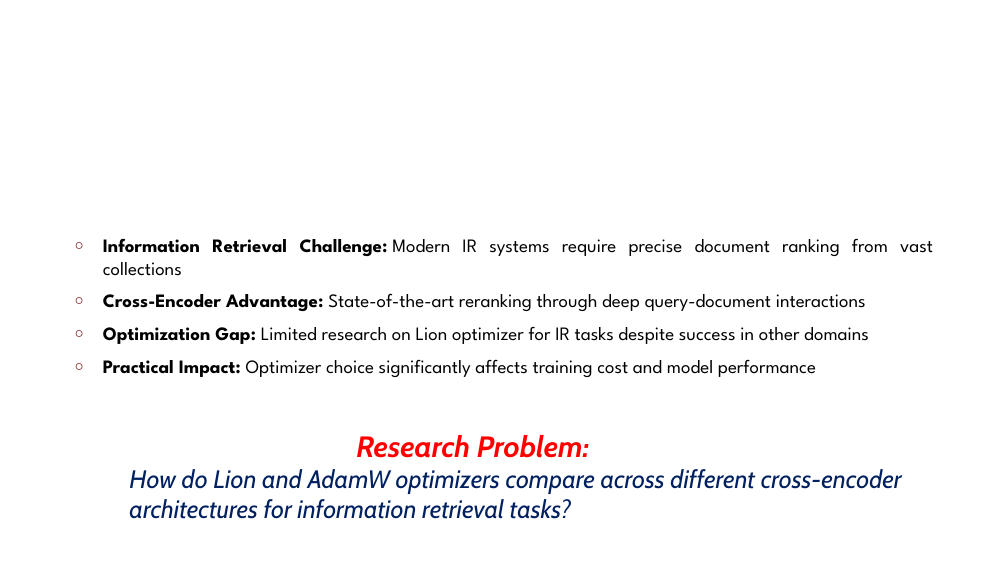
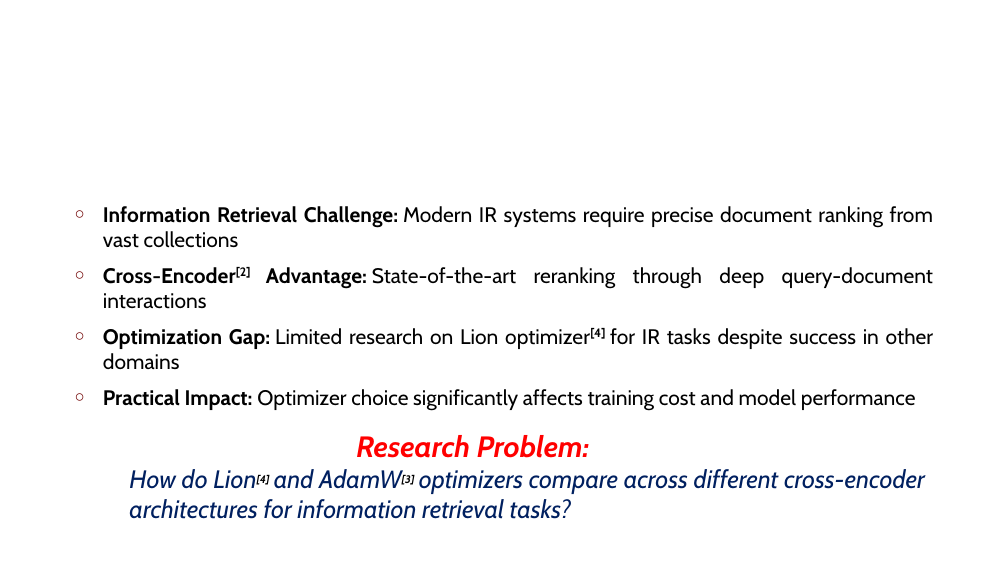
Before and after one commit to skfrost19/cross-encoder-modal, a slide deck: slide 3 of cross_encoder/thesis/Thesis_presentation.pptx (slide 2 before the commit). Drawn at 1008x567 pixels with LibreOffice and Linux fonts; fonts in the diff are those of the drawing; background and template pictures are left out. Boxes give left, top, right and bottom in pixels: in the first picture for what was removed or moved away, otherwise in the second. Text is boxed around its words. In the diff, an @@ line names an element or a change of style, - is before the commit and + after.

Commit message:
Add thesis presentation and update frontmatter to remove outdated plag report and main documents

```diff
--- a/cross_encoder/thesis/Thesis_presentation.pptx
+++ b/cross_encoder/thesis/Thesis_presentation.pptx
@@ title "Research Overview & Motivation" at <box>349,328,423,345</box>: font League Spartan to Cabin @@
@@ text at <box>103,206,933,411</box>: size 18 to 20 pt, font League Spartan to Cabin in "Information Retrieval Challenge: Modern IR systems require ...", "Practical Impact: Optimizer choice significantly affects tra ..." @@
@@ text at <box>103,267,933,370</box>: text changed; size 18 to 20 pt; font League Spartan to Cabin @@
-○ Cross-Encoder Advantage: State-of-the-art reranking through deep query-document interactions
-○ Optimization Gap: Limited research on Lion optimizer for IR tasks despite success in other domains
+○ Cross-Encoder[2] Advantage: State-of-the-art reranking through deep query-document interactions
+○ Optimization Gap: Limited research on Lion optimizer[4] for IR tasks despite success in other domains
@@ text at <box>129,435,925,519</box>: text changed @@
-Research Problem:
-How do Lion and AdamW optimizers compare across different cross-encoder architectures for information retrieval tasks?
+Research Problem:
+How do Lion[4] and AdamW[3] optimizers compare across different cross-encoder architectures for information retrieval tasks?
```
Also in this commit, not shown: 14 other slides changed, 11 slides added, 3 other files.
